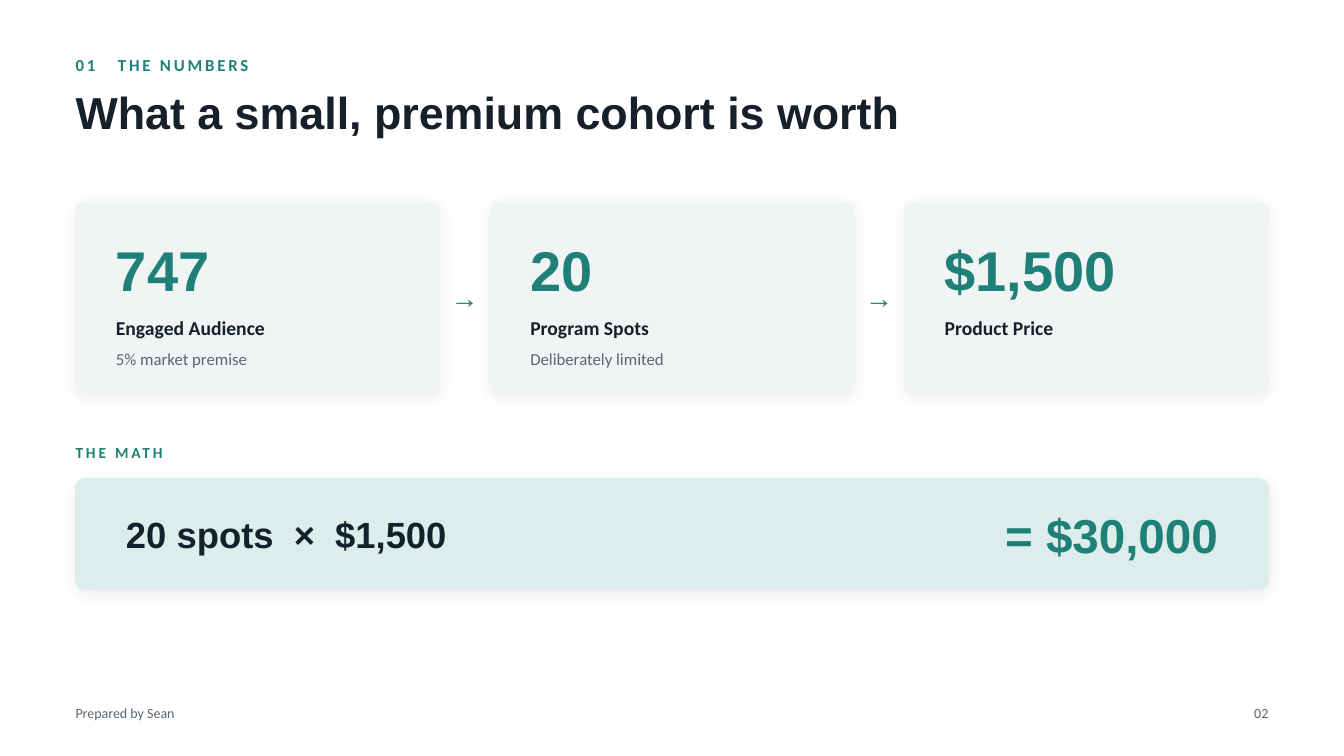
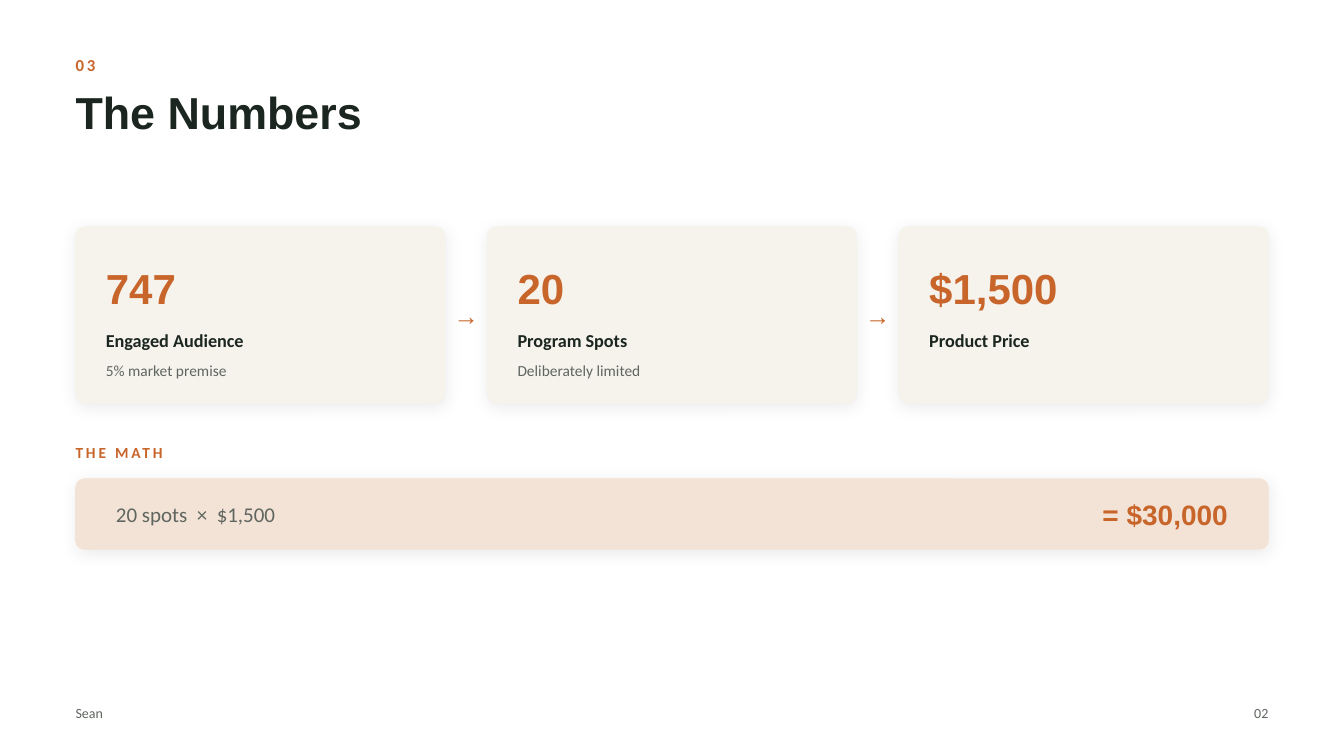
Before and after one commit to supsean/First-App-Sean, a slide deck: slide 2 of decks/mobility-audit.pptx. Drawn at 1344x756 pixels with LibreOffice and Linux fonts; fonts in the diff are those of the drawing. Boxes give left, top, right and bottom in pixels: in the first picture for what was removed or moved away, otherwise in the second. Text is boxed around its words. In the diff, an @@ line names an element or a change of style, - is before the commit and + after.

```diff
--- a/decks/mobility-audit.pptx
+++ b/decks/mobility-audit.pptx
@@ text at box(76, 60, 96, 71): text changed; text colour #1E8077 to #C8652A @@
-01 THE NUMBERS
+03
@@ text at box(76, 96, 362, 130): text changed; text colour #15202B to #1C2620 @@
-What a small, premium cohort is worth
+The Numbers
@@ rounded rectangle: place and size @@
-rounded rectangle at box(76, 202, 440, 393)
+rounded rectangle at box(76, 227, 445, 403)
@@ rounded rectangle: place and size @@
-rounded rectangle at box(490, 202, 854, 393)
+rounded rectangle at box(487, 227, 856, 403)
@@ fill #F0F4F5 to #F6F2EC; outline #F0F4F5 0.5 pt to #F6F2EC 0.5 pt; proportions changed in 3 elements at box(487, 227, 856, 403), box(76, 227, 445, 403), box(899, 227, 1268, 403) @@
@@ rounded rectangle: place and size @@
-rounded rectangle at box(904, 202, 1268, 393)
+rounded rectangle at box(899, 227, 1268, 403)
@@ size 40 to 30 pt, text colour #1E8077 to #C8652A in 3 elements at box(518, 274, 565, 305), box(929, 273, 1057, 311), box(106, 275, 176, 304) @@
@@ text "747": place and size @@
-text "747" at box(116, 252, 209, 291)
+text "747" at box(106, 275, 176, 304)
@@ text "20": place and size @@
-text "20" at box(530, 252, 592, 292)
+text "20" at box(518, 274, 565, 305)
@@ text "$1,500": place and size @@
-text "$1,500" at box(945, 249, 1116, 300)
+text "$1,500" at box(929, 273, 1057, 311)
@@ text "→": place and size @@
-text "→" at box(440, 272, 490, 323)
+text "→" at box(445, 290, 487, 341)
@@ text "→" at box(445, 290, 487, 341): size 20 to 18 pt, text colour #1E8077 to #C8652A @@
@@ text "→" at box(857, 290, 899, 341): size 20 to 18 pt, text colour #1E8077 to #C8652A @@
@@ text "→": place and size @@
-text "→" at box(854, 272, 904, 323)
+text "→" at box(857, 290, 899, 341)
@@ size 14 to 13 pt, text colour #15202B to #1C2620 in 3 elements at box(518, 335, 628, 350), box(929, 334, 1029, 347), box(106, 334, 244, 350) @@
@@ text "Engaged Audience": place and size @@
-text "Engaged Audience" at box(116, 321, 265, 339)
+text "Engaged Audience" at box(106, 334, 244, 350)
@@ text "Program Spots": place and size @@
-text "Program Spots" at box(530, 322, 649, 339)
+text "Program Spots" at box(518, 335, 628, 350)
@@ text "Product Price": place and size @@
-text "Product Price" at box(945, 321, 1053, 335)
+text "Product Price" at box(929, 334, 1029, 347)
@@ text "5% market premise" at box(106, 365, 227, 379): size 12 to 11 pt, text colour #5B6670 to #5F665F @@
@@ text "5% market premise": place and size @@
-text "5% market premise" at box(116, 353, 247, 368)
+text "5% market premise" at box(106, 365, 227, 379)
@@ text "Deliberately limited": place and size @@
-text "Deliberately limited" at box(530, 353, 664, 368)
+text "Deliberately limited" at box(518, 365, 641, 379)
@@ text "Deliberately limited" at box(518, 365, 641, 379): size 12 to 11 pt, text colour #5B6670 to #5F665F @@
@@ text "THE MATH" at box(76, 439, 479, 467): text colour #1E8077 to #C8652A @@
@@ rounded rectangle: place and size @@
-rounded rectangle at box(76, 479, 1268, 590)
+rounded rectangle at box(76, 479, 1268, 549)
@@ rounded rectangle at box(76, 479, 1268, 549): fill #DCEDEB to #F3E3D6; outline #DCEDEB 0.5 pt to #F3E3D6 0.5 pt; proportions changed @@
@@ text "20 spots × $1,500": place and size @@
-text "20 spots × $1,500" at box(126, 521, 446, 556)
+text "20 spots × $1,500" at box(116, 508, 275, 526)
@@ text "20 spots × $1,500" at box(116, 508, 275, 526): size 26 to 15 pt, font Arial to Calibri, text colour #15202B to #5F665F, bold off @@
@@ text "= $30,000": place and size @@
-text "= $30,000" at box(1046, 517, 1218, 561)
+text "= $30,000" at box(1127, 504, 1228, 530)
@@ text "= $30,000" at box(1127, 504, 1228, 530): size 34 to 20 pt, text colour #1E8077 to #C8652A @@
@@ text at box(76, 709, 103, 718): text changed; text colour #5B6670 to #5F665F @@
-Prepared by Sean
+Sean
@@ text "02" at box(1254, 709, 1268, 718): text colour #5B6670 to #5F665F @@
```
Also in this commit, not shown: 6 other slides changed, 1 other file.
